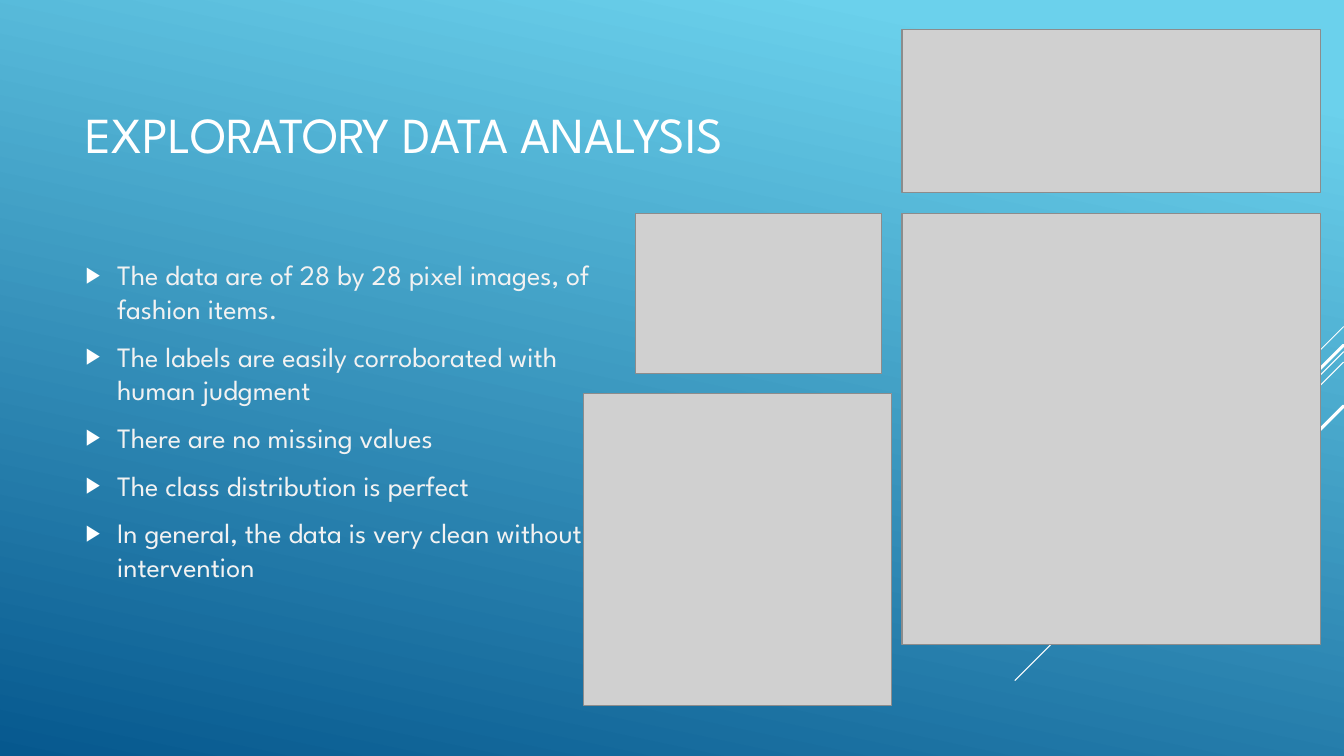
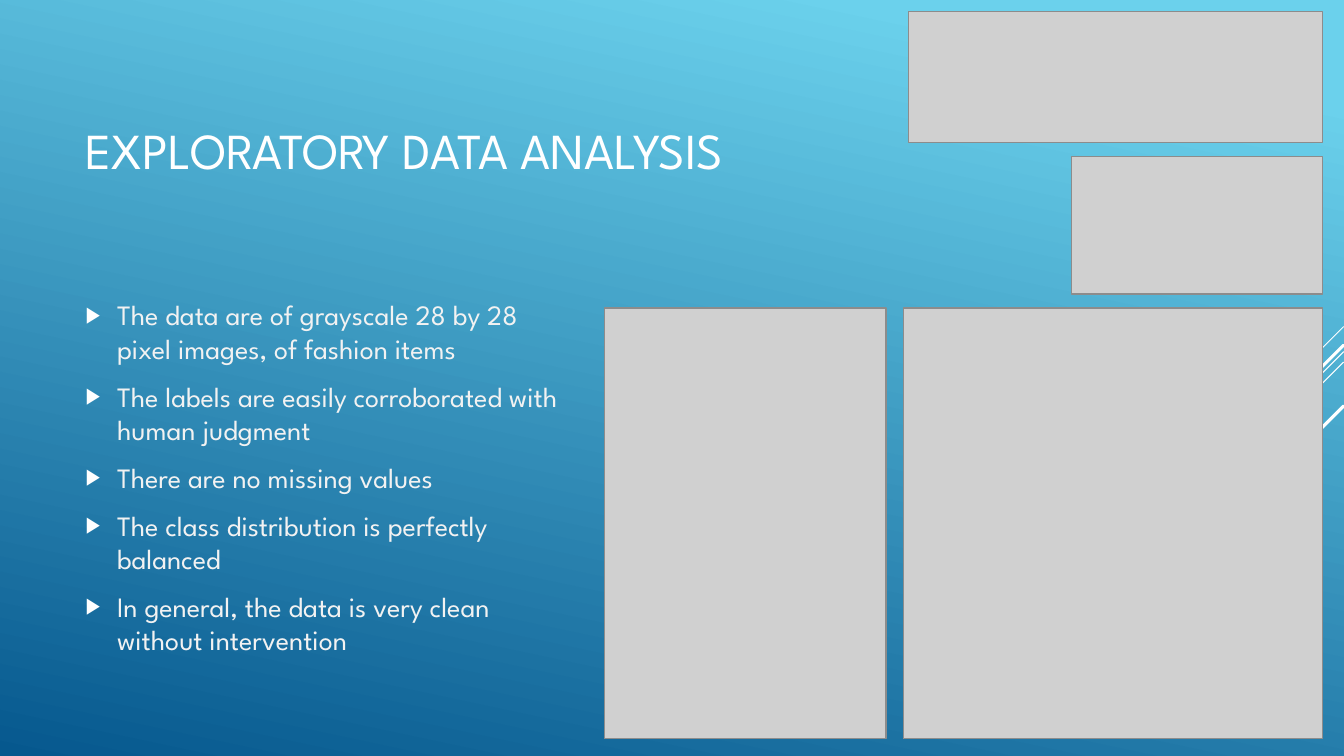
Before and after one commit to ethanolx/Fashion-CIFAR10-CV-py, a slide deck: slide 2 of doc/part-a.pptx. Drawn at 1344x756 pixels with LibreOffice and Linux fonts; fonts in the diff are those of the drawing; grey boxes stand for pictures. Boxes give left, top, right and bottom in pixels: in the first picture for what was removed or moved away, otherwise in the second. Text is boxed around its words. In the diff, an @@ line names an element or a change of style, - is before the commit and + after.

```diff
--- a/doc/part-a.pptx
+++ b/doc/part-a.pptx
@@ picture: place and size @@
-picture at [902, 29, 1322, 192]
+picture at [908, 11, 1322, 142]
@@ title "EXPLORATORY DATA ANALYSIS": place and size @@
-title "EXPLORATORY DATA ANALYSIS" at [86, 119, 723, 154]
+title "EXPLORATORY DATA ANALYSIS" at [86, 135, 723, 170]
@@ picture added at [1072, 156, 1323, 293] @@
@@ picture removed at [636, 214, 882, 374] @@
@@ text "The data are of grayscale ...": place and size @@
-text "The data are of grayscale ..." at [117, 265, 589, 578]
+text "The data are of grayscale ..." at [117, 305, 557, 651]
@@ text at [117, 305, 517, 365]: text changed @@
-▶ The data are of 28 by 28 pixel images, of fashion items.
+▶ The data are of grayscale 28 by 28 pixel images, of fashion items
@@ picture: place and size @@
-picture at [584, 393, 892, 706]
+picture at [605, 309, 886, 740]
@@ picture: place and size @@
-picture at [902, 214, 1322, 645]
+picture at [903, 309, 1323, 740]
@@ text at [117, 516, 488, 570]: text changed @@
-▶ The class distribution is perfect
+▶ The class distribution is perfectly balanced
```
Also in this commit, not shown: 6 other slides changed, 3 other files.
